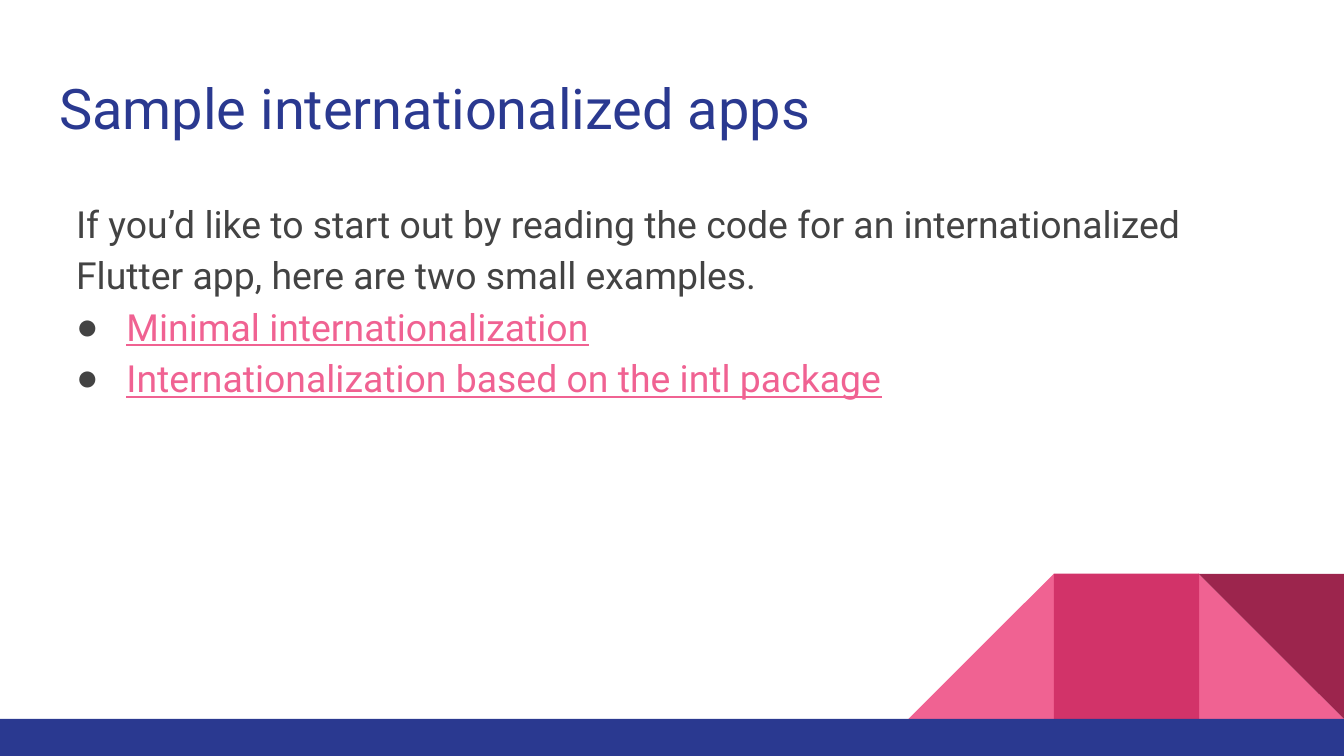
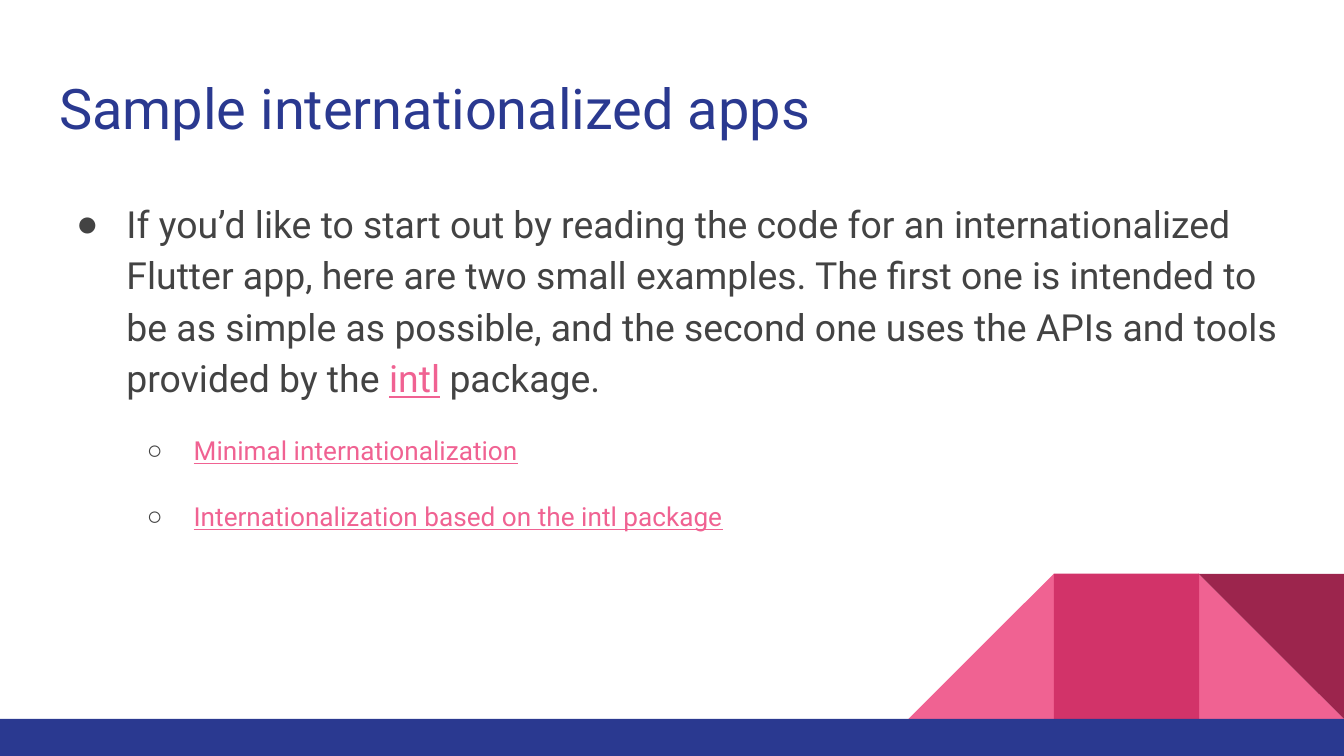
Before and after one commit to walkman617/Flutter2, a slide deck: slide 13 of Lecture/C05 Accessibility_Internationalization.pptx (slide 10 before the commit). Drawn at 1344x756 pixels with LibreOffice and Linux fonts; fonts in the diff are those of the drawing. Boxes give left, top, right and bottom in pixels: in the first picture for what was removed or moved away, otherwise in the second. Text is boxed around its words. In the diff, an @@ line names an element or a change of style, - is before the commit and + after.

Commit message:
change c04-05

```diff
--- a/Lecture/C05 Accessibility_Internationalization.pptx
+++ b/Lecture/C05 Accessibility_Internationalization.pptx
@@ text at box(126, 209, 1277, 400): text changed @@
-If you’d like to start out by reading the code for an internationalized Flutter app, here are two small examples.
+● If you’d like to start out by reading the code for an internationalized Flutter app, here are two small examples. The first one is intended to be as simple as possible, and the second one uses the APIs and tools provided by the intl package.
@@ text at box(194, 440, 722, 532): size 20 to 14 pt in "Minimal internationalization", "Internationalization based on the intl package"; bullet ● to ○; list level 1 to 2 in "Minimal internationalization"; list level 1 to 2 in "Internationalization based on the intl ..." @@
```
Also in this commit, not shown: 6 slides added, 1 slide removed.
